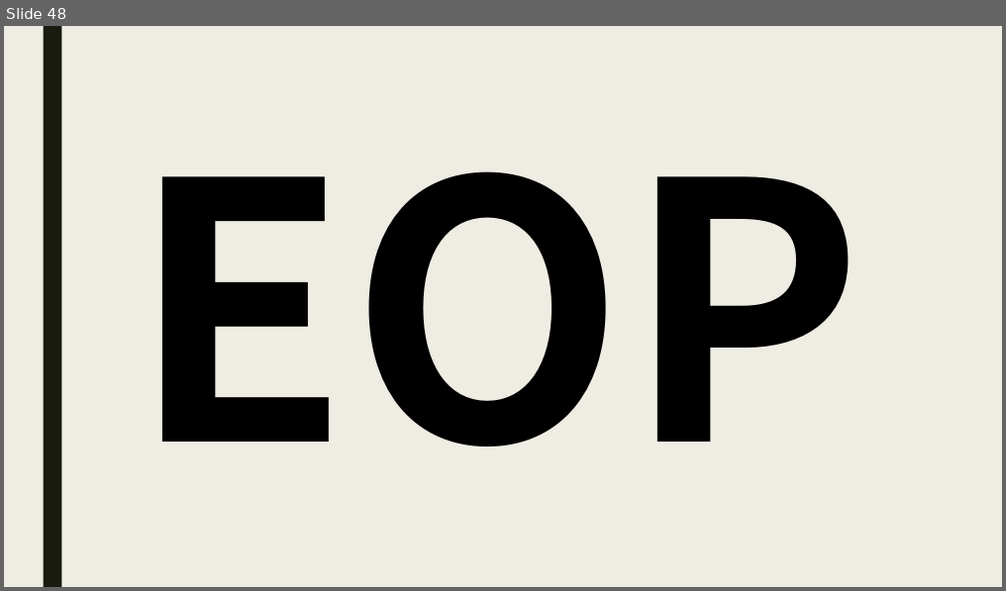
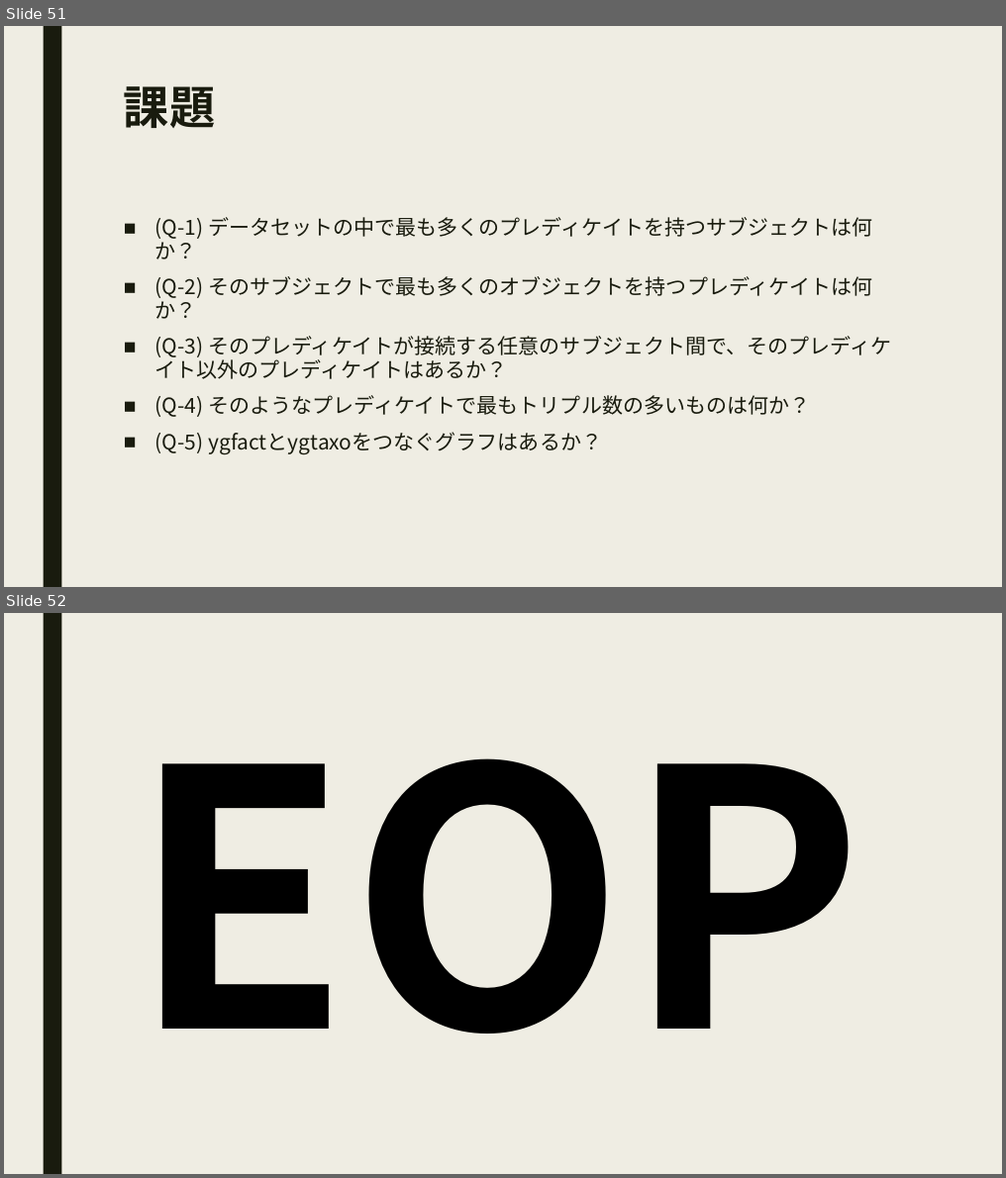
Before and after one commit to zambendorf/cfc2017aug, a slide deck: doc/cfc-20170805a.pptx. Shown one above the other, each under a label of ours: slide 48 before the commit, slides 51 and 52 after it. The pictures are 1006x591 and 1006x1178 pixels, drawn with LibreOffice and Linux fonts; fonts in the diff are those of the drawing. Boxes give left, top, right and bottom in pixels: in the first picture for what was removed or moved away, otherwise in the second. Text is boxed around its words. In the diff, an @@ line names an element or a change of style, - is before the commit and + after.

```diff
--- a/doc/cfc-20170805a.pptx
+++ b/doc/cfc-20170805a.pptx
@@ slide 51 added at box(4, 26, 1002, 587), background #EFEDE3; not listed: 1 template element that a slide beside it also shows @@
@@ title added at box(124, 86, 215, 128), 44 pt, text #191B0E, bold @@
+課題
@@ text added at box(155, 217, 891, 455), 20 pt, text #191B0E @@
+■ (Q-1) データセットの中で最も多くのプレディケイトを持つサブジェクトは何か？
+■ (Q-2) そのサブジェクトで最も多くのオブジェクトを持つプレディケイトは何か？
+■ (Q-3) そのプレディケイトが接続する任意のサブジェクト間で、そのプレディケイト以外のプレディケイトはあるか？
+■ (Q-4) そのようなプレディケイトで最もトリプル数の多いものは何か？
+■ (Q-5) ygfactとygtaxoをつなぐグラフはあるか？
@@ what was slide 48 is now slide 52 @@
```
Also in this commit, not shown: 10 slides changed, 6 other slides added, 3 slides removed, 4 other files.
